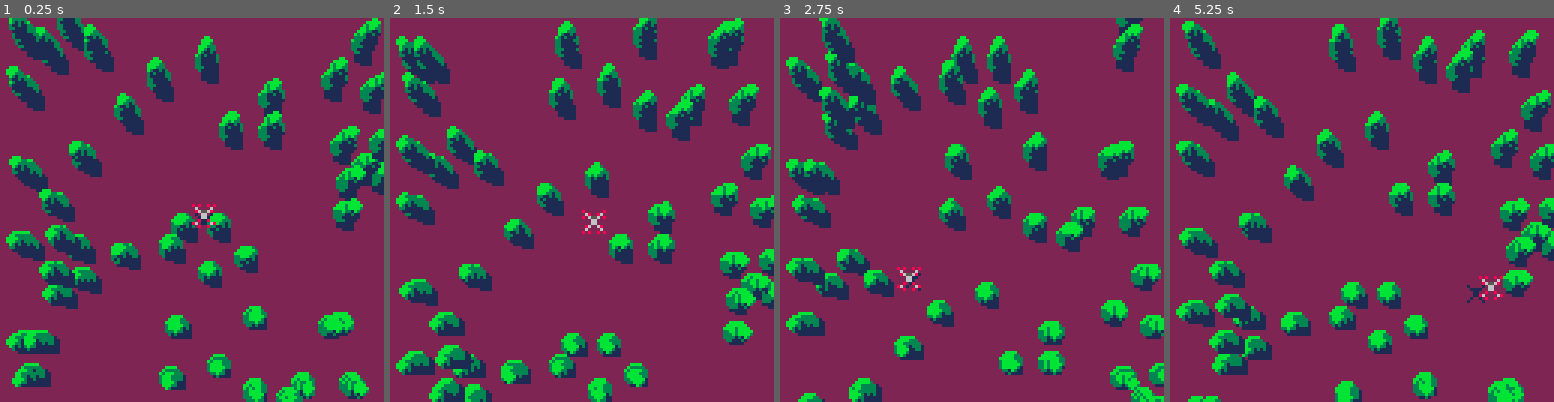
Above: before the commit, frames 1-4 (left to right).
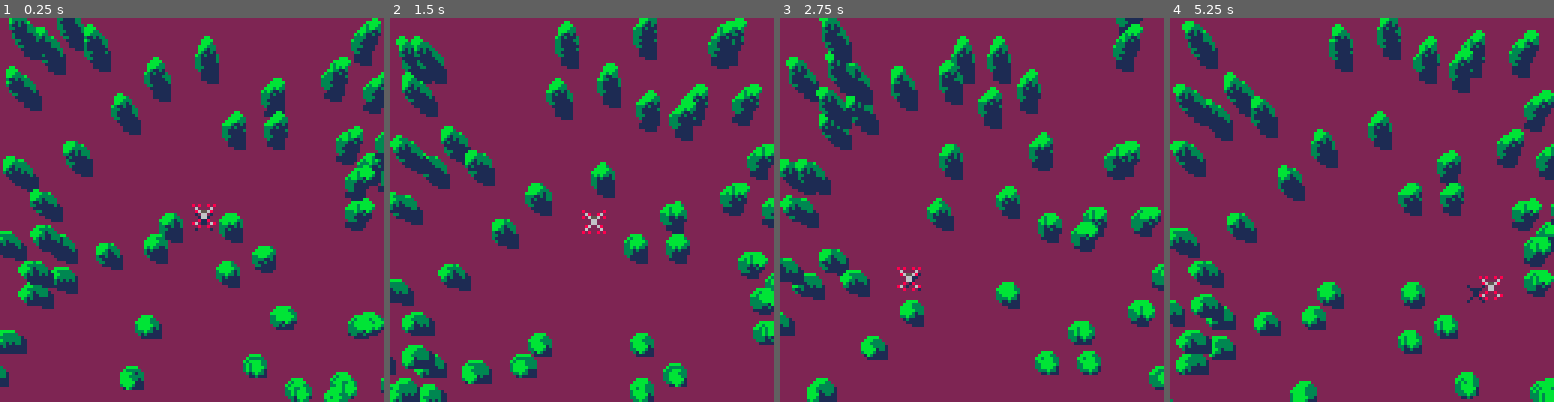
Above: after the commit, the same moments.

Repository: graearea/pico8
Game: PICO-8 cartridge dron.p8
Same seed, same stepped clock (60 frames per second), same inputs: the game is played once before the commit and once after it.
Inputs:
- Up to frame 1 (0.25 s): no input
- Up to frame 2 (1.5 s): tap O (Z key) at 0.33, 0.7, 1.43 s; tap X (X key) at 1.07 s
- Up to frame 3 (2.75 s): hold Left 1.97-2.37 s; tap X (X key) at 2.07, 2.4, 2.73 s; tap O (Z key) at 2.22 s; hold Down from 2.42 s (still down)
- Up to frame 4 (5.25 s): release Down at 2.82 s; hold Right 2.87-3.53 s; tap X (X key) every 0.33 s from 3.07 to 5.07 s; tap O (Z key) at 3.1, 3.98, 4.87 s; hold Up 3.58-4.08 s; hold Right 4.13-4.53 s; hold Down 4.58-5.08 s; hold Left from 5.13 s (still down)

The runs differ from the first frame. In frame 1, 19% of the frame differs, in the area x 0-100%, y 3-100%; in frame 2, 20%; in frame 3, 18%; in frame 4, 20%, in the area x 0-100%, y 1-100%.

Commit message:
weird perspective

Diff:
--- a/dron.p8
+++ b/dron.p8
@@ -58,9 +58,9 @@
 function drawtree(x,y)
 	for i=6,14 do
 	spr(i,
-		--perspective(
-		 transform(x,i-6,64),
-		 --,y),
+		perspective(
+		 transform(x,i-6,64)
+		 ,y),
 		transform(y,i-6,96))
 	end
 end
@@ -71,11 +71,13 @@
 end
 
 function perspective(x,y)
- printh("incoming x" .. x)
-	offset = y/100
-	drift=  (x)*(offset+1)
-	printh("drift x" .. drift)
-	return drift
+ printh("incoming " .. x)
+	offset = y/10
+	printh("offset " .. offset)
+	if x<64 then
+	  return x-(offset*offset)/10
+ else return x+(offset*offset)/10
+ end
 end
 
 
